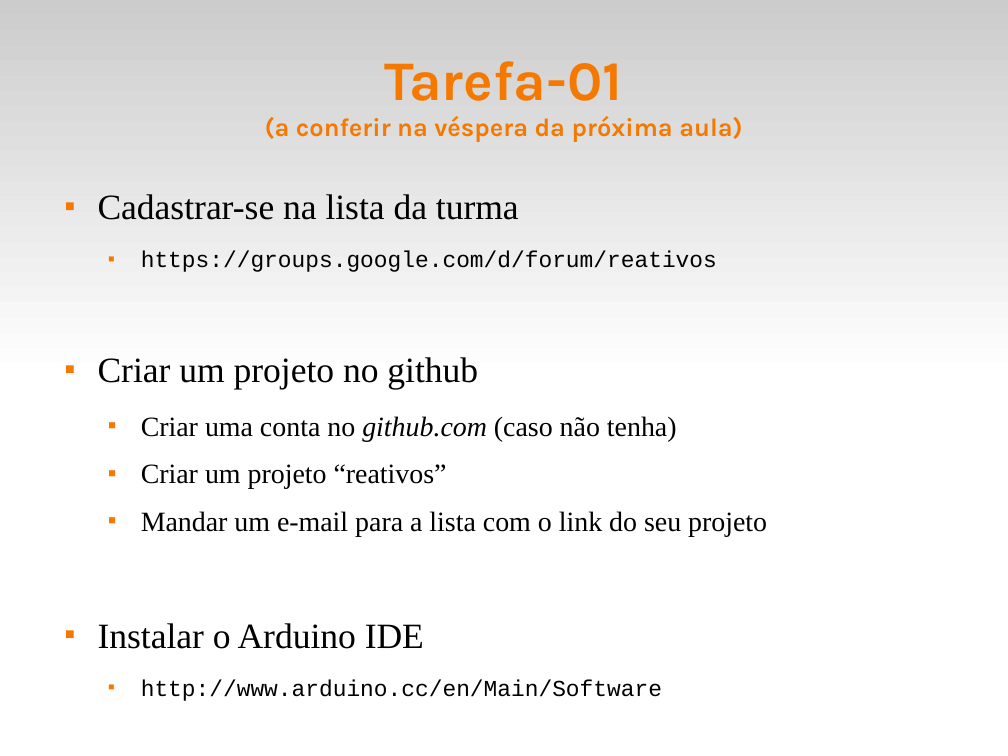
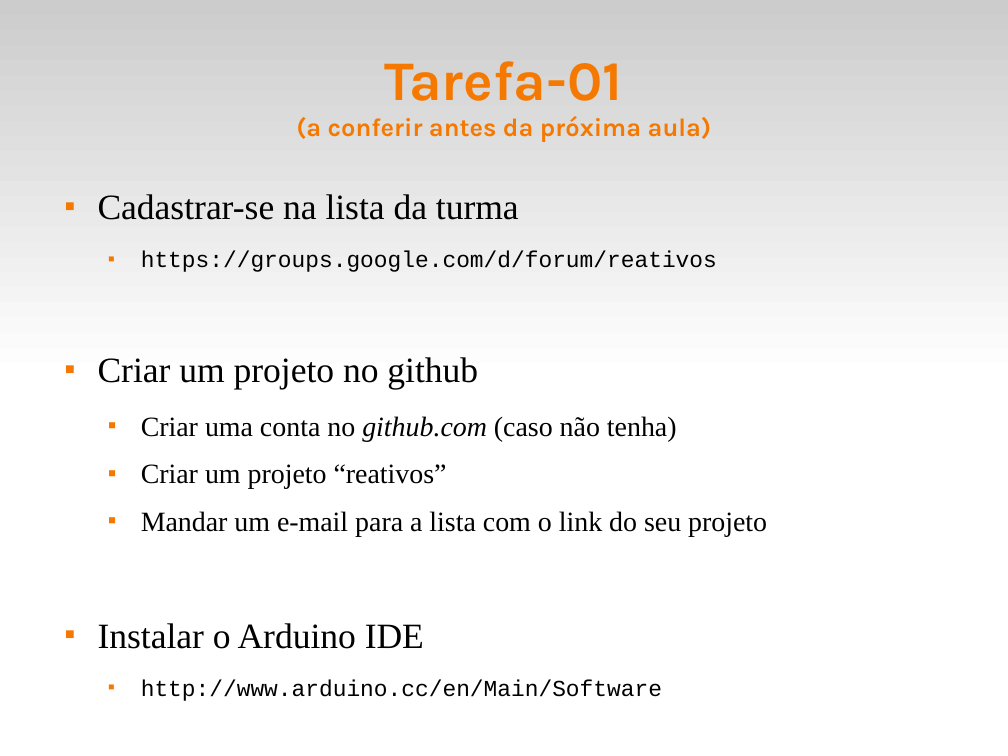
Before and after one commit to fsantanna-uerj/reativos, a slide deck: slide 7 of slides/00_intro.odp. Drawn at 1008x756 pixels with LibreOffice and Linux fonts; fonts in the diff are those of the drawing. Boxes give left, top, right and bottom in pixels: in the first picture for what was removed or moved away, otherwise in the second. Text is boxed around its words. In the diff, an @@ line names an element or a change of style, - is before the commit and + after.

```diff
--- a/slides/00_intro.odp
+++ b/slides/00_intro.odp
@@ title at <box>296,61,712,142</box>: text changed @@
-Tarefa-01
-(a conferir na véspera da próxima aula)
+Tarefa-01
+(a conferir antes da próxima aula)
```
Also in this commit, not shown: 6 other slides changed, 1 slide added, 2 slides removed, 7 other files.
